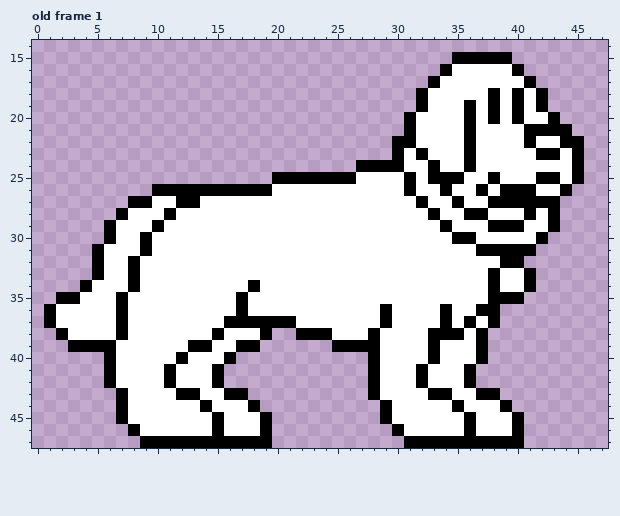
Pixel-art file, stored at TerraGuardian Sprites/GiantDogGuardian2.aseprite. That is the earlier state.
48x48 pixels, 10 frames. Shown: old frame 1: x 0..47, y 14..47. The commit also changed other frames, which this record leaves out.
And afterwards:
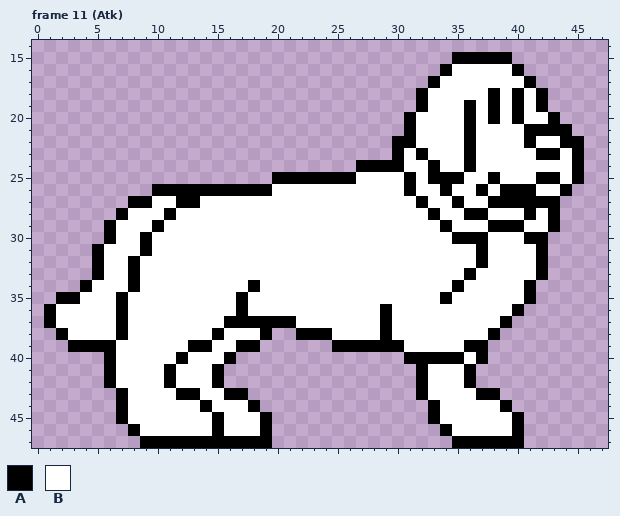
Palette (. is transparent): A #000000  B #ffffff
A new or re-ordered frame is compared with the old frame closest to it.
Diff:
frames 10 -> 16
--- frame 11 (Atk) is new; against old frame 1, layers "White", "Left Leg F"
@@ x 26..44 @@
 29 BBBBBBBBABBBAAABBA.
-30 BBBBBBBBBAABBBBBA..
-31 BBBBBBBBBBBAAAAA...
-32 BBBBBBBBBBBBBAA....
-33 BBBBBBBBBBBBABBA...
-34 BBBBBBBBBBBBABBA...
-35 BBBBBBBBBBBBAAA....
-36 BBBABBBBABBAA......
-37 BBBABBBBABABA......
-38 BBABBBBAAABA.......
-39 AAABBBBABBBA.......
-40 ..ABBBBABBBA.......
-41 ..ABBBABBBA........
-42 ..ABBBABBBA........
-43 ..ABBBBAABBAA......
-44 ...ABBBBBABBBA.....
-45 ...ABBBBBBABBBA....
-46 ....ABBBBBABBBA....
-47 .....AAAAAAAAAA....
+30 BBBBBBBBBAAABBBAA..
+31 BBBBBBBBBBBABBBBA..
+32 BBBBBBBBBBBABBBBA..
+33 BBBBBBBBBBABBBBBA..
+34 BBBBBBBBBABBBBBA...
+35 BBBBBBBBABBBBBBA...
+36 BBBABBBBBBBBBBA....
+37 BBBABBBBBBBBBA.....
+38 BBBABBBBBBBBA......
+39 AAAAABBBBBAA.......
+40 .....AAAAABA.......
+41 ......ABBBA........
+42 ......ABBBA........
+43 ......ABBBBAA......
+44 .......ABBBBBA.....
+45 .......ABBBBBBA....
+46 ........ABBBBBA....
+47 .........AAAAAA....
Boxes around the changes in both pictures, in picture pixels (x1, y1, x2, y2):
changed: (368, 232, 548, 448)
